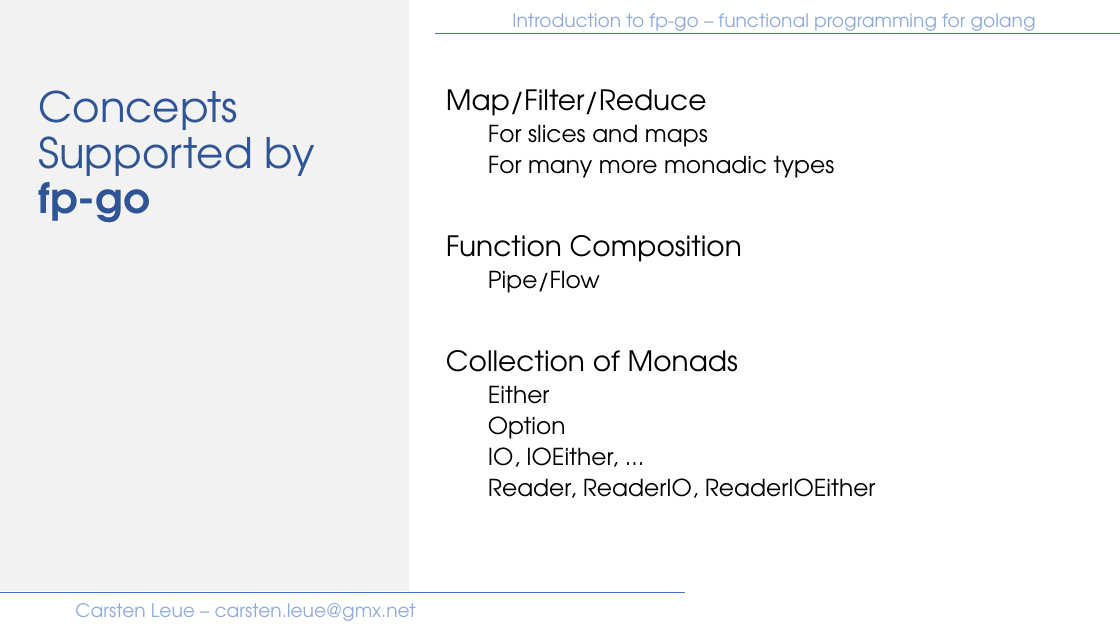
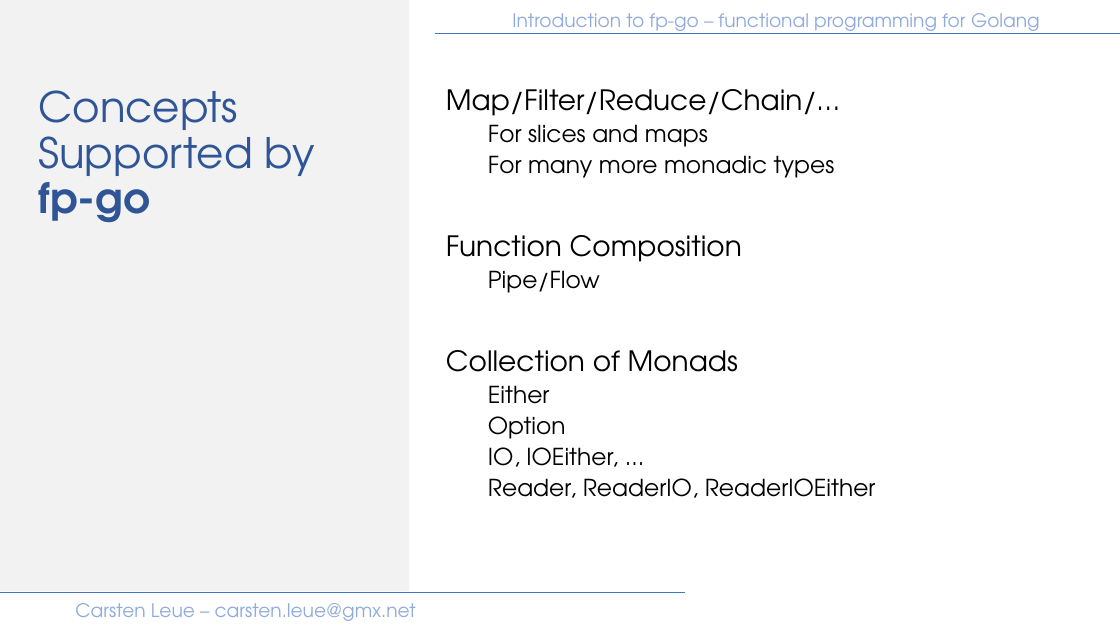
Before and after one commit to IBM/fp-go, a slide deck: slide 16 of samples/presentation/introduction.pptx. Drawn at 1120x630 pixels with LibreOffice and Linux fonts; fonts in the diff are those of the drawing. Boxes give left, top, right and bottom in pixels: in the first picture for what was removed or moved away, otherwise in the second. Text is boxed around its words. In the diff, an @@ line names an element or a change of style, - is before the commit and + after.

```diff
--- a/samples/presentation/introduction.pptx
+++ b/samples/presentation/introduction.pptx
@@ text at <box>512,13,1040,34</box>: text changed @@
-Introduction to fp-go – functional programming for golang
+Introduction to fp-go – functional programming for Golang
@@ text at <box>446,89,840,116</box>: text changed @@
-Map/Filter/Reduce
+Map/Filter/Reduce/Chain/…
```
Also in this commit, not shown: 42 other slides changed, 1 other file.
